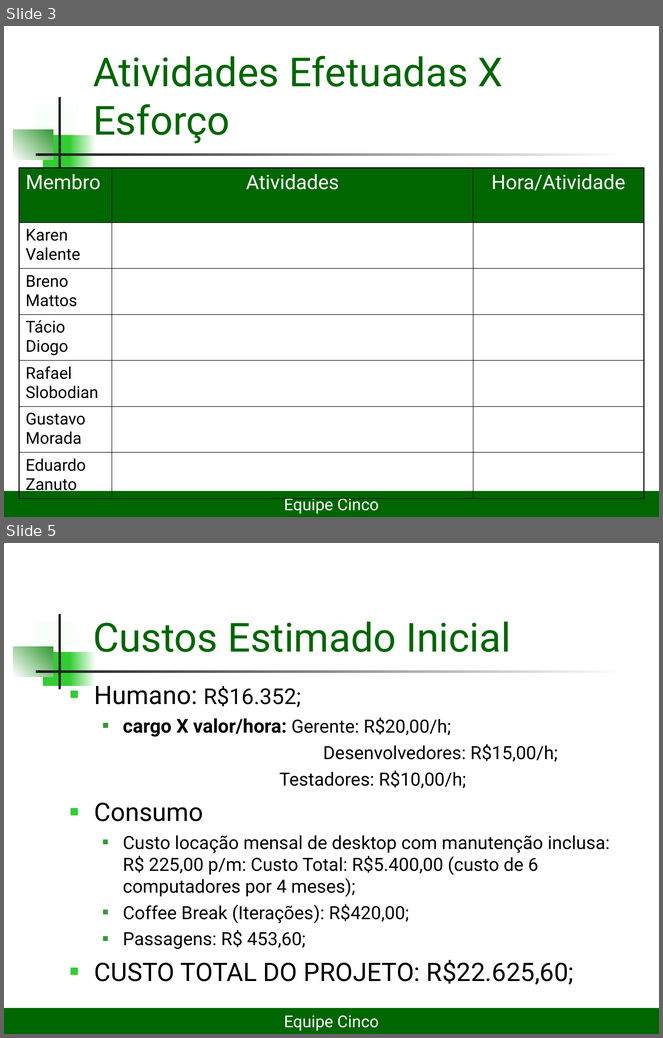
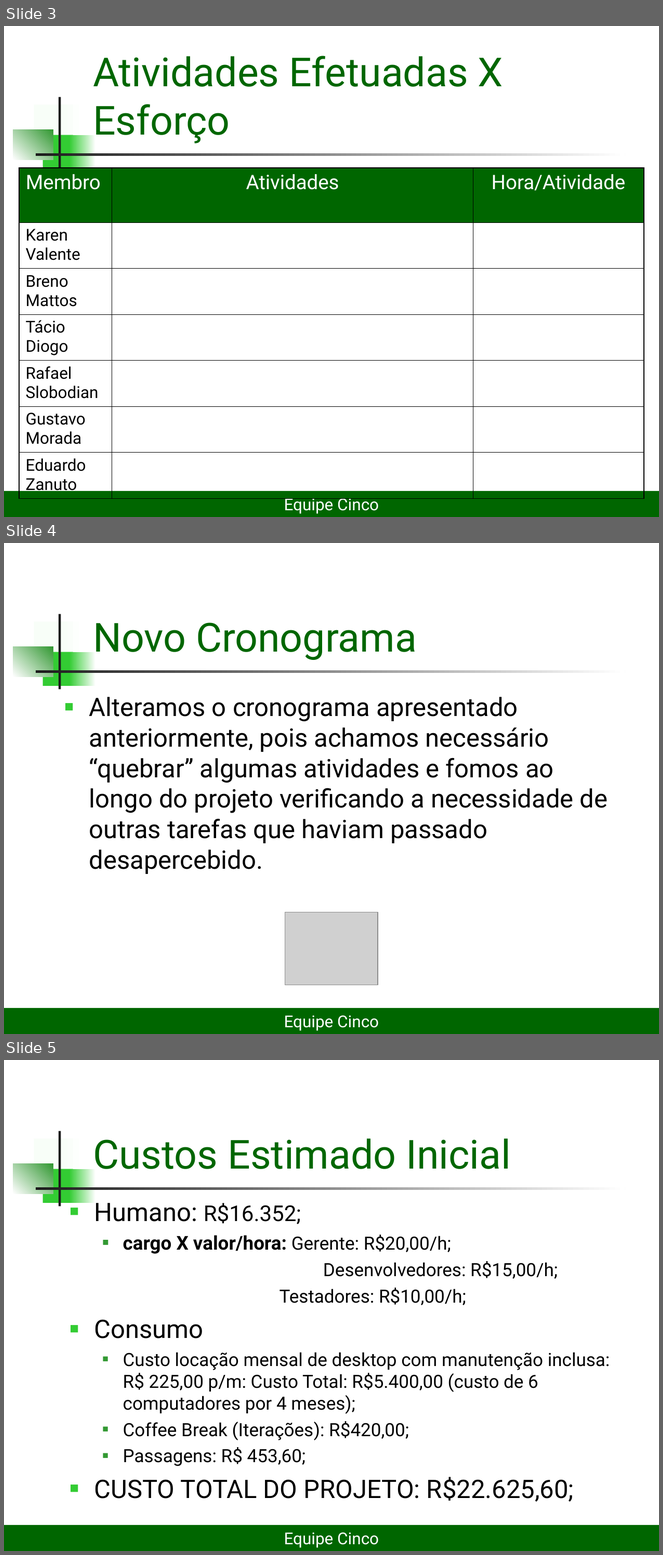
Before and after one commit to lDarthKill/xadrez-es2-compuff, a slide deck: Documentos/Projeto Xadrez2seminário.ppt. Shown one above the other, each under a label of ours: slides 3 and 5 before the commit, slides 3, 4 and 5 after it; the slides between them are not shown. The pictures are 663x1038 and 663x1555 pixels, drawn with LibreOffice and Linux fonts; fonts in the diff are those of the drawing; grey boxes stand for pictures. Boxes give left, top, right and bottom in pixels: in the first picture for what was removed or moved away, otherwise in the second. Text is boxed around its words. In the diff, an @@ line names an element or a change of style, - is before the commit and + after.

```diff
--- a/Documentos/Projeto Xadrez2seminário.ppt
+++ b/Documentos/Projeto Xadrez2seminário.ppt
@@ slide 4 added at [4, 543, 659, 1034], background #FFFFFF; not listed: 7 template elements that a slide beside it also shows @@
@@ title added at [93, 623, 417, 660], 44 pt, text #006600 @@
+Novo Cronograma
@@ text added at [89, 697, 608, 874], 28 pt, text #000000 @@
+■ Alteramos o cronograma apresentado anteriormente, pois achamos necessário “quebrar” algumas atividades e fomos ao longo do projeto verificando a necessidade de outras tarefas que haviam passado desapercebido.
@@ picture added at [285, 913, 378, 985] @@
@@ rectangle added at [4, 1008, 659, 1034], fill #006600, 18 pt, text #FFFFFF @@
+Equipe Cinco
```
Also in this commit, not shown: 5 slides changed, 3 slides removed.
